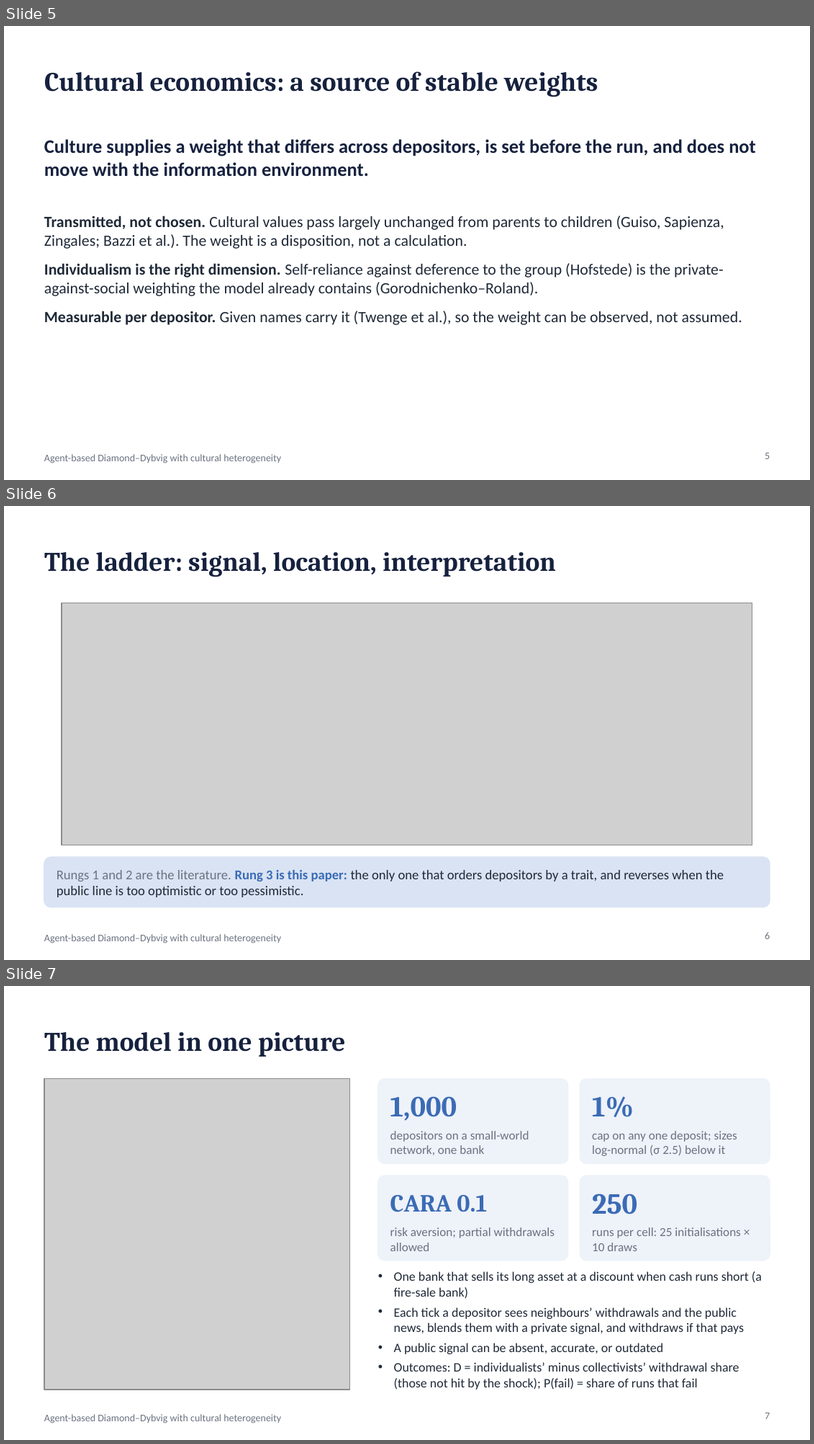
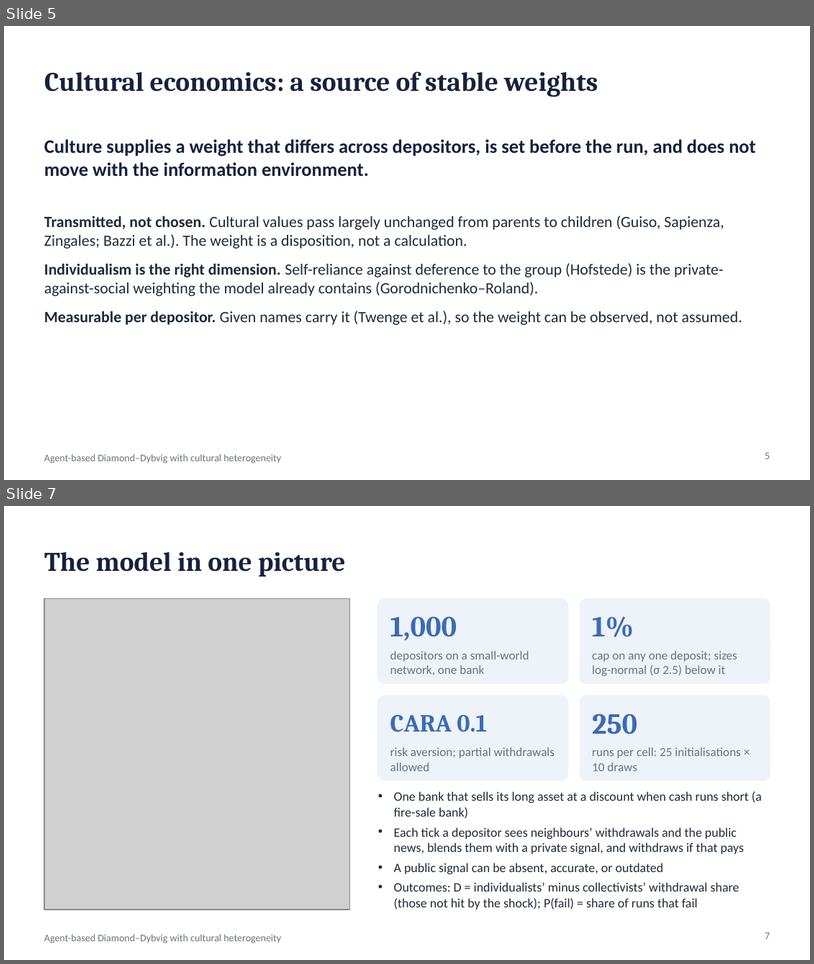
Before and after one commit to wlstover/BankRuns5, a slide deck: docs/deck_2026-10-26_seminar.pptx. Shown one above the other, each under a label of ours: slides 5, 6 and 7 before the commit, slides 5 and 7 after it; the slides between them are not shown. The pictures are 814x1444 and 814x964 pixels, drawn with LibreOffice and Linux fonts; fonts in the diff are those of the drawing; grey boxes stand for pictures. Boxes give left, top, right and bottom in pixels: in the first picture for what was removed or moved away, otherwise in the second. Text is boxed around its words. In the diff, an @@ line names an element or a change of style, - is before the commit and + after.

```diff
--- a/docs/deck_2026-10-26_seminar.pptx
+++ b/docs/deck_2026-10-26_seminar.pptx
@@ slide 6 removed at (x1=4, y1=506, x2=810, y2=960), background #FFFFFF; not listed: 1 template element that a slide beside it also shows @@
@@ title removed at (x1=44, y1=552, x2=556, y2=577) @@
-The ladder: signal, location, interpretation
@@ picture removed at (x1=62, y1=602, x2=752, y2=844) @@
@@ rounded rectangle removed at (x1=44, y1=857, x2=770, y2=907) @@
@@ text removed at (x1=57, y1=870, x2=724, y2=897) @@
-Rungs 1 and 2 are the literature. Rung 3 is this paper: the only one that orders depositors by a trait, and reverses when the public line is too optimistic or too pessimistic.
@@ page number removed at (x1=765, y1=932, x2=770, y2=939) @@
-6
```
Also in this commit, not shown: 1 slide added, 2 other files.
